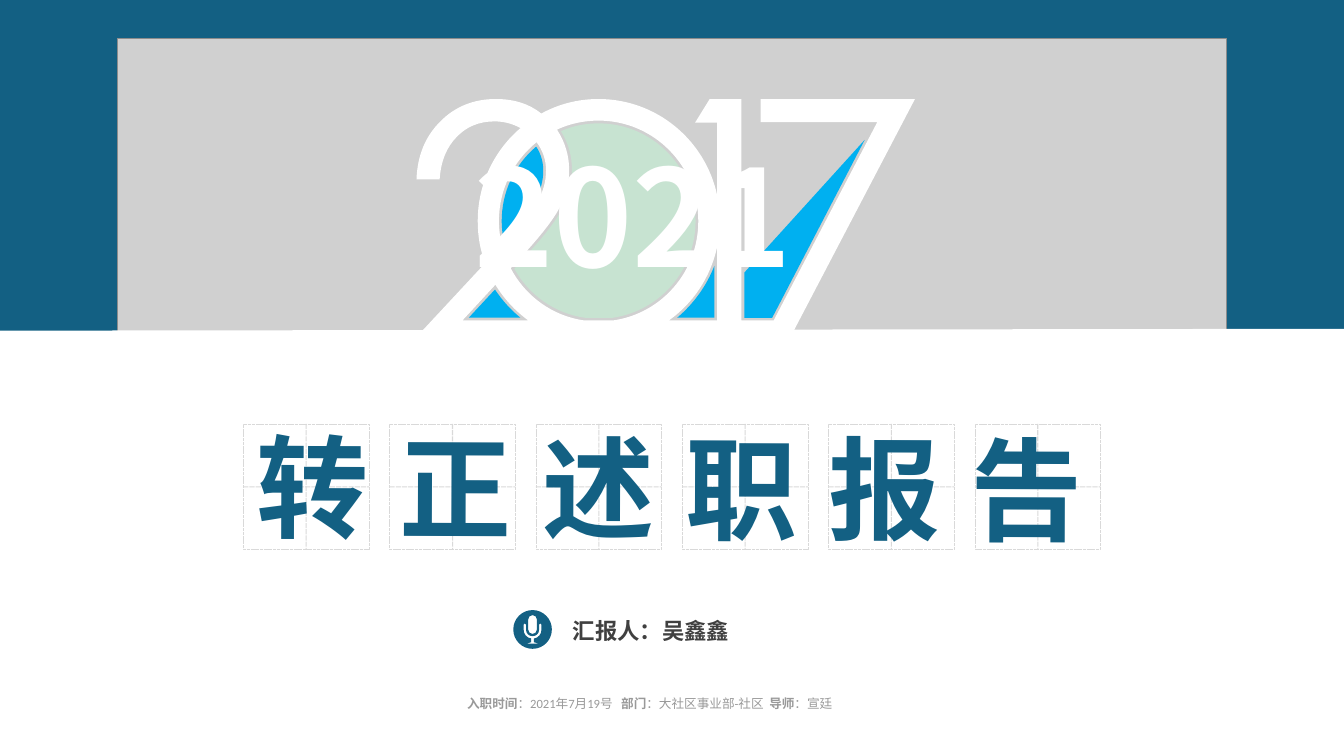
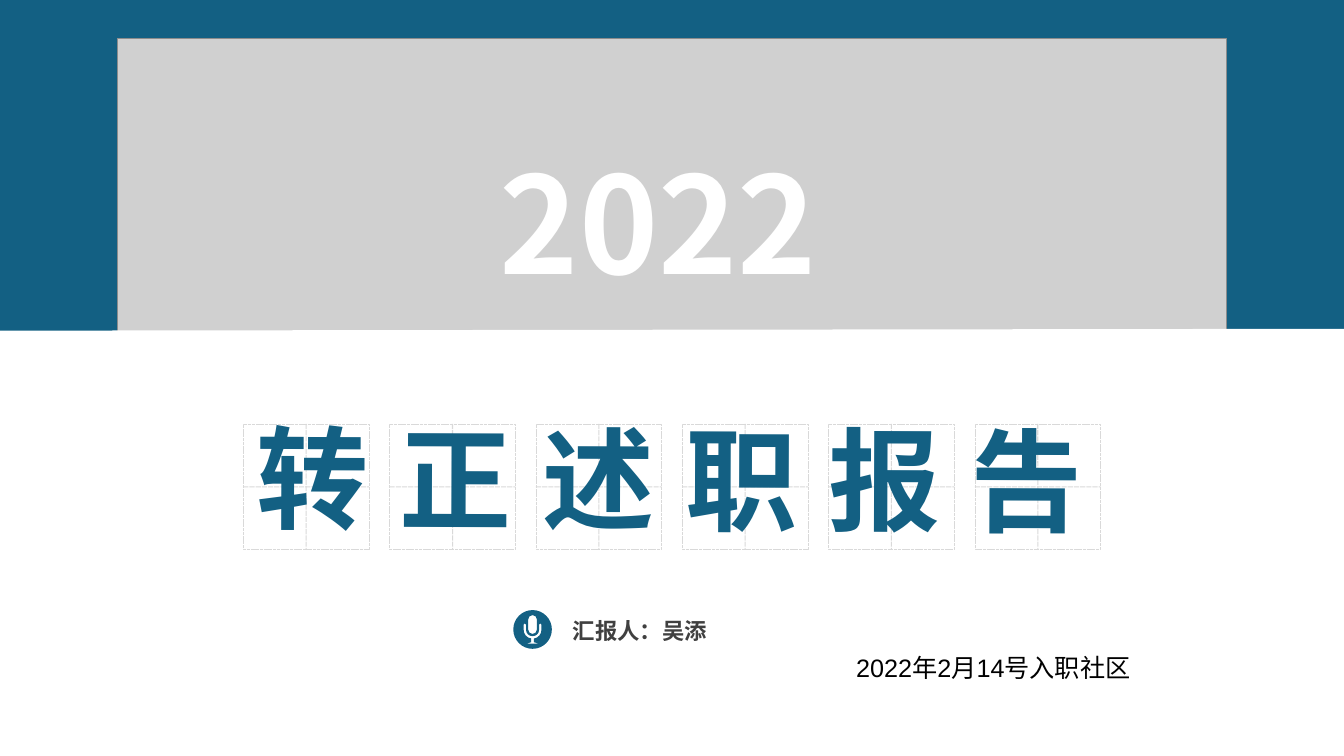
Before and after one commit to xljnc/husky-starter, a slide deck: slide 1 of doc/zzdb.pptx. Drawn at 1344x756 pixels with LibreOffice and Linux fonts; fonts in the diff are those of the drawing; grey boxes stand for pictures. Boxes give left, top, right and bottom in pixels: in the first picture for what was removed or moved away, otherwise in the second. Text is boxed around its words. In the diff, an @@ line names an element or a change of style, - is before the commit and + after.

```diff
--- a/doc/zzdb.pptx
+++ b/doc/zzdb.pptx
@@ freeform shape removed at (x1=411, y1=99, x2=915, y2=343) @@
@@ freeform shape removed at (x1=502, y1=146, x2=543, y2=239) @@
@@ freeform shape removed at (x1=514, y1=123, x2=696, y2=318) @@
@@ freeform shape removed at (x1=744, y1=140, x2=864, y2=318) @@
@@ text at (x1=500, y1=173, x2=817, y2=275): text changed @@
-2021
+2022
@@ freeform shape removed at (x1=678, y1=266, x2=715, y2=318) @@
@@ freeform shape removed at (x1=469, y1=289, x2=520, y2=318) @@
@@ text "转正述职报告" moved from (x1=257, y1=434, x2=1083, y2=543) to (x1=257, y1=424, x2=1083, y2=534) @@
@@ text at (x1=573, y1=620, x2=707, y2=641): text changed @@
-汇报人：吴鑫鑫
+汇报人：吴添
@@ text added at (x1=856, y1=657, x2=1130, y2=679), 18 pt, text #000000 @@
+2022年2月14号入职社区
@@ text removed at (x1=467, y1=697, x2=832, y2=709) @@
-入职时间：2021年7月19号 部门：大社区事业部-社区 导师：宣廷
```
Also in this commit, not shown: 7 other slides changed, 1 slide added.
